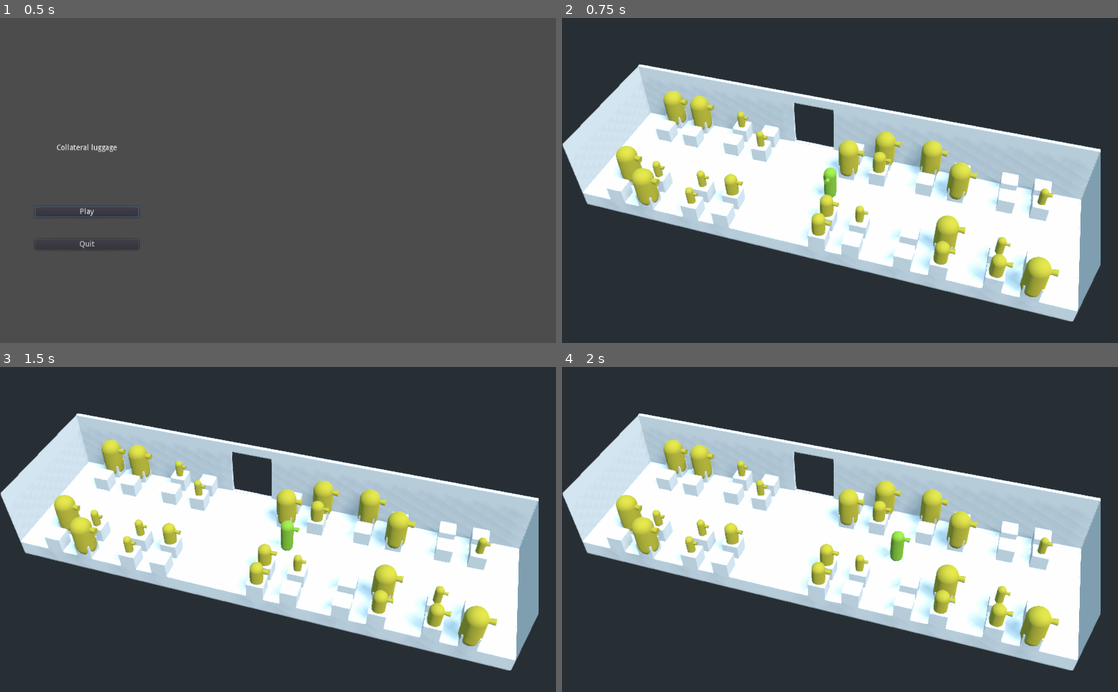
Above: before the commit, frames 1-4 (two rows, left to right).
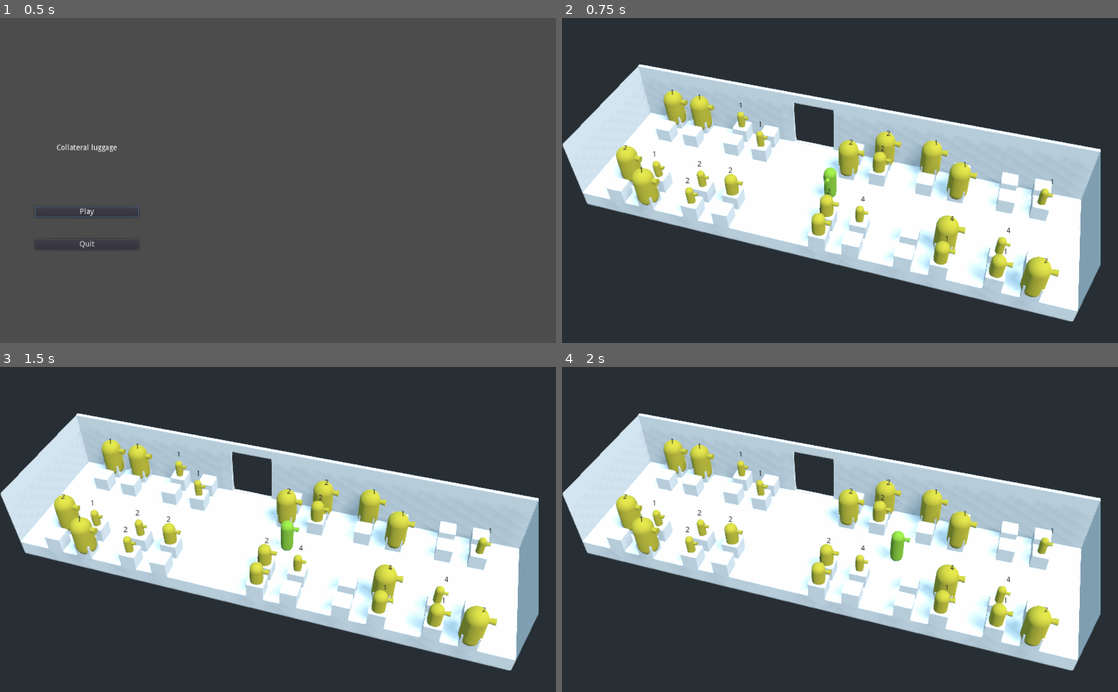
Above: after the commit, the same moments.

Repository: the-last-willy/game_jam_22_07
Game: Godot game, scene res://Game/Scenes/Main/Main.tscn
Same seed, same stepped clock (60 frames per second), same inputs: the game is played once before the commit and once after it.
Inputs (mouse positions are in pixels of both pictures, inside the frame that each line leads up to):
- Up to frame 1 (0.5 s): no input
- Up to frame 2 (0.75 s): click "Play" at 0.5 s
- Up to frame 3 (1.5 s): tap Enter (ui_accept) at 1.25 s; move the mouse to (400, 513) at 1.27 s; hold D (move_right) from 1.28 s (still down); tap Space (grab) at 1.35 s; click (400, 513) at 1.42 s
- Up to frame 4 (2 s): keep holding D (move_right); tap Enter (ui_accept) at 1.52 s

Frame 1 is identical in both runs. In frame 2, 0.1% of the frame differs, in the area x 11-89%, y 22-76%; in frame 3, 0.1%; in frame 4, 0.1%.

Commit message:
Add label to debug

Diff:
--- a/Game/Character/Passenger/Passenger.gd
+++ b/Game/Character/Passenger/Passenger.gd
@@ -11,6 +11,7 @@
 
 func set_strength(_strength):
 	strength = _strength
+	$Label.text = str(strength)
 
 func set_fear(_fear):
 	fear = _fear
@@ -37,6 +38,9 @@
 func get_protector():
 	return protector
 
+func _process(delta):
+	$Label.rect_position = get_viewport().get_camera().unproject_position(global_transform.origin + Vector3.UP * 1.5)
+
 func _on_Area_body_entered(body):
 	if body as Player:
 		body.add_near_passenger(self)
--- a/Game/Character/Passenger/Passenger.tscn
+++ b/Game/Character/Passenger/Passenger.tscn
@@ -14,5 +14,10 @@
 transform = Transform( 1, 0, 0, 0, 1, 0, 0, 0, 1, 0, 0.5, 0 )
 shape = SubResource( 1 )
 
+[node name="Label" type="Label" parent="."]
+margin_right = 8.0
+margin_bottom = 14.0
+custom_colors/font_color = Color( 0.192157, 0.196078, 0.2, 1 )
+
 [connection signal="body_entered" from="Area" to="." method="_on_Area_body_entered"]
 [connection signal="body_exited" from="Area" to="." method="_on_Area_body_exited"]
